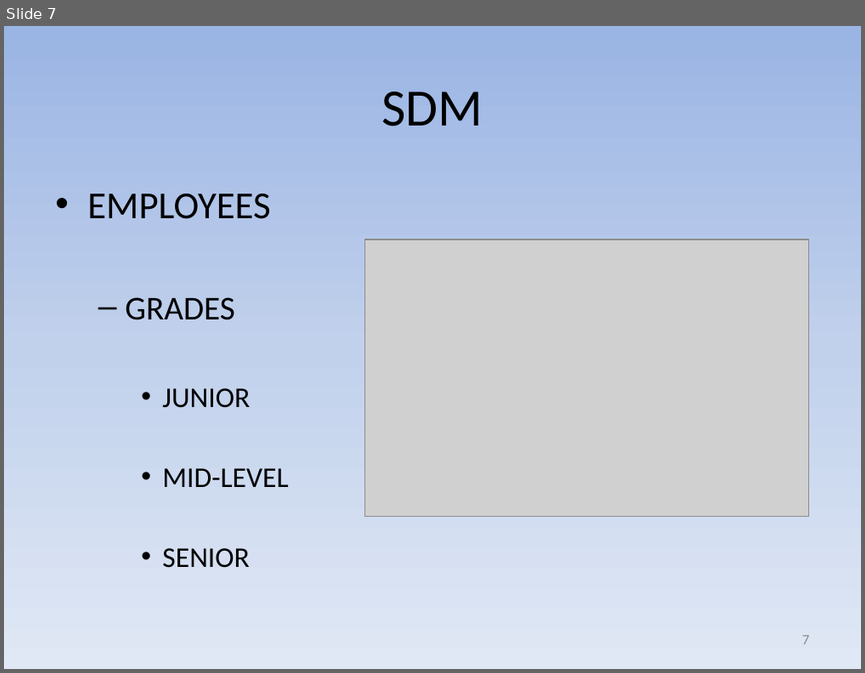
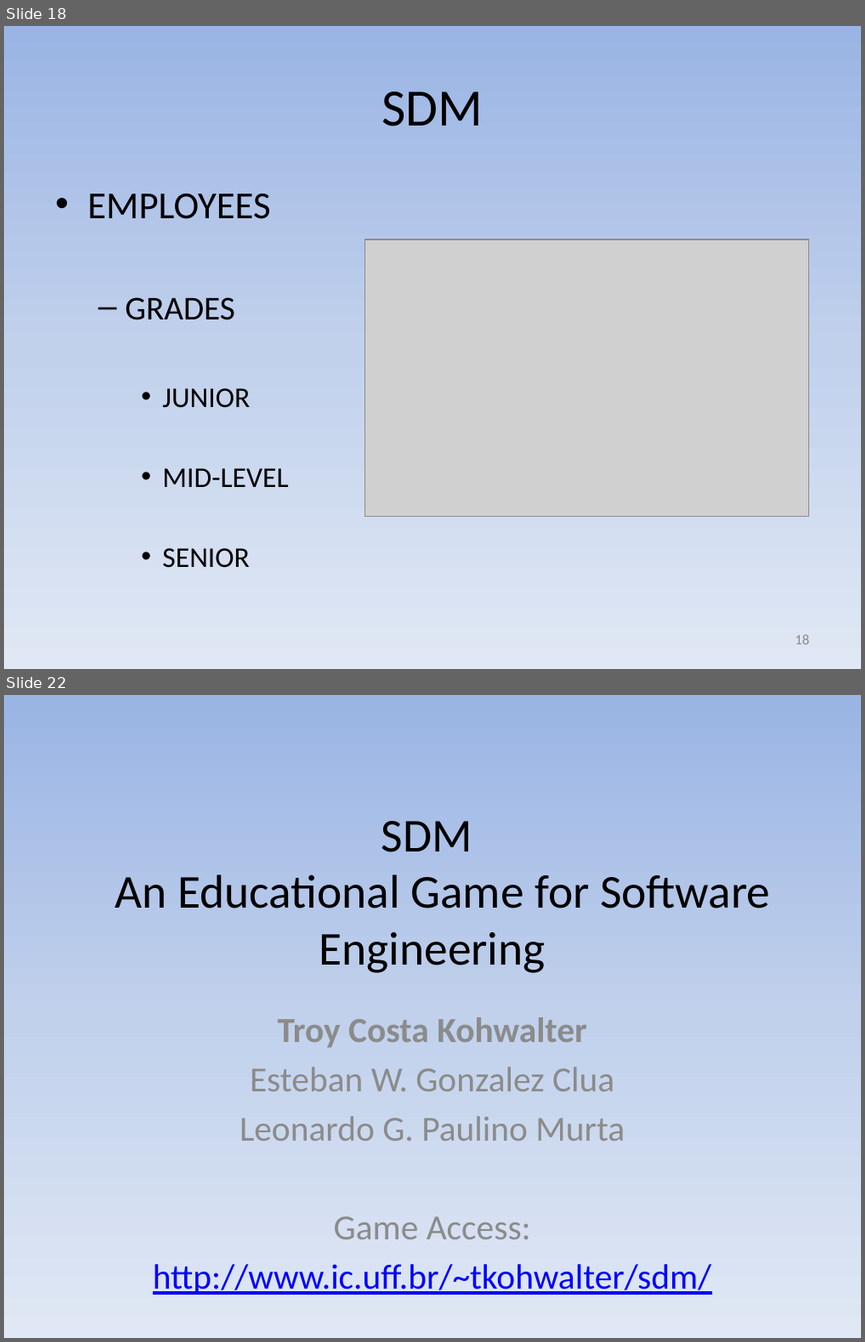
Before and after one commit to gems-uff/sdm, a slide deck: docs/Apresentação/SDM - Apresentação SBGames.pptx. Shown one above the other, each under a label of ours: slide 7 before the commit, slides 18 and 22 after it; the slides between them are not shown. The pictures are 865x673 and 865x1342 pixels, drawn with LibreOffice and Linux fonts; fonts in the diff are those of the drawing; grey boxes stand for pictures. Boxes give left, top, right and bottom in pixels: in the first picture for what was removed or moved away, otherwise in the second. Text is boxed around its words. In the diff, an @@ line names an element or a change of style, - is before the commit and + after.

```diff
--- a/docs/Apresentação/SDM - Apresentação SBGames.pptx
+++ b/docs/Apresentação/SDM - Apresentação SBGames.pptx
@@ slide 22 added at [4, 695, 861, 1338], background gradient #9AB5E4 to #C2D1ED to #E1E8F5 @@
@@ title added at [114, 821, 770, 973], 39.6 pt, text #000000 @@
+SDM
+An Educational Game for Software Engineering
@@ subtitle added at [153, 1017, 711, 1294], 29.6 pt, text #8C8C8C @@
+Troy Costa Kohwalter
+Esteban W. Gonzalez Clua
+Leonardo G. Paulino Murta
+Game Access:
+http://www.ic.uff.br/~tkohwalter/sdm/
@@ what was slide 7 is now slide 18 @@
@@ page number at [794, 635, 809, 644]: text changed @@
-7
+18
```
Also in this commit, not shown: 8 slides changed, 5 other slides added.
